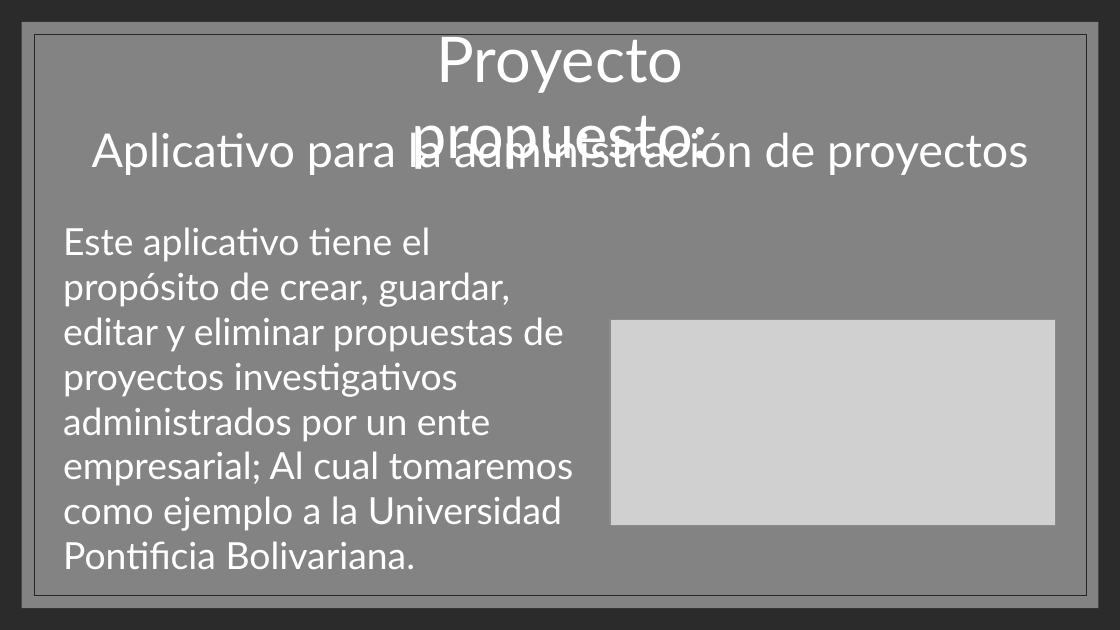
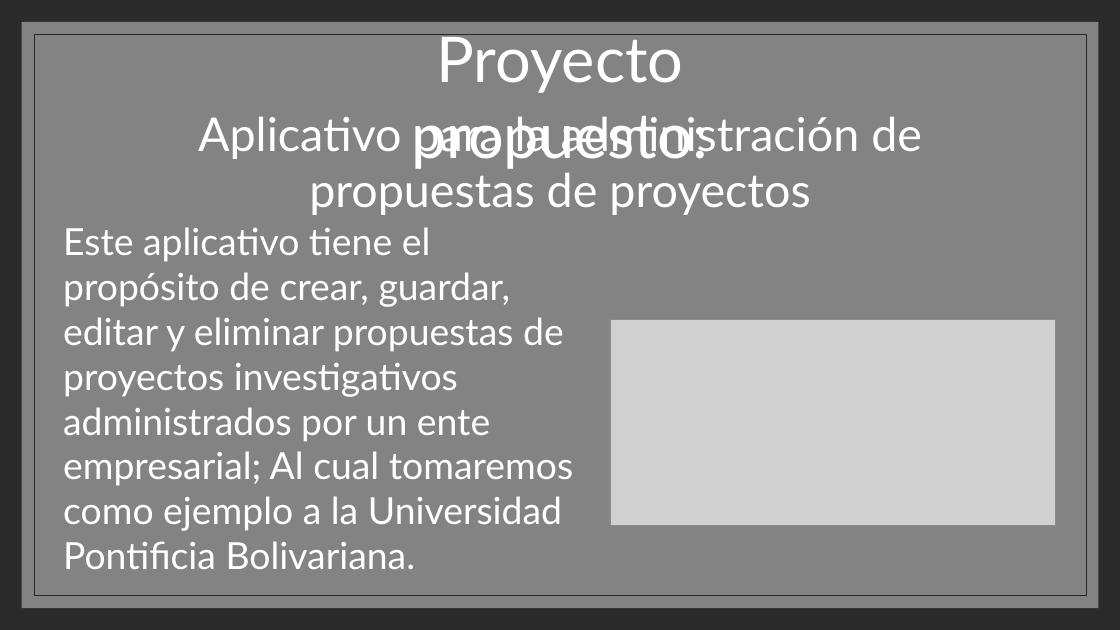
Before and after one commit to SIRVALICIO/TrabajoDeProgramacion, a slide deck: slide 5 of ptimera wpf/Proyecto de semestre.pptx. Drawn at 1120x630 pixels with LibreOffice and Linux fonts; fonts in the diff are those of the drawing; grey boxes stand for pictures; background and template pictures are left out; a plain dark background stands for a picture behind light text. Boxes give left, top, right and bottom in pixels: in the first picture for what was removed or moved away, otherwise in the second. Text is boxed around its words. In the diff, an @@ line names an element or a change of style, - is before the commit and + after.

```diff
--- a/ptimera wpf/Proyecto de semestre.pptx
+++ b/ptimera wpf/Proyecto de semestre.pptx
@@ text at (198, 116, 922, 215): text changed @@
-Aplicativo para la administración de proyectos
+Aplicativo para la administración de propuestas de proyectos
```
Also in this commit, not shown: 1 other slide changed, 1 slide added, 19 other files.
